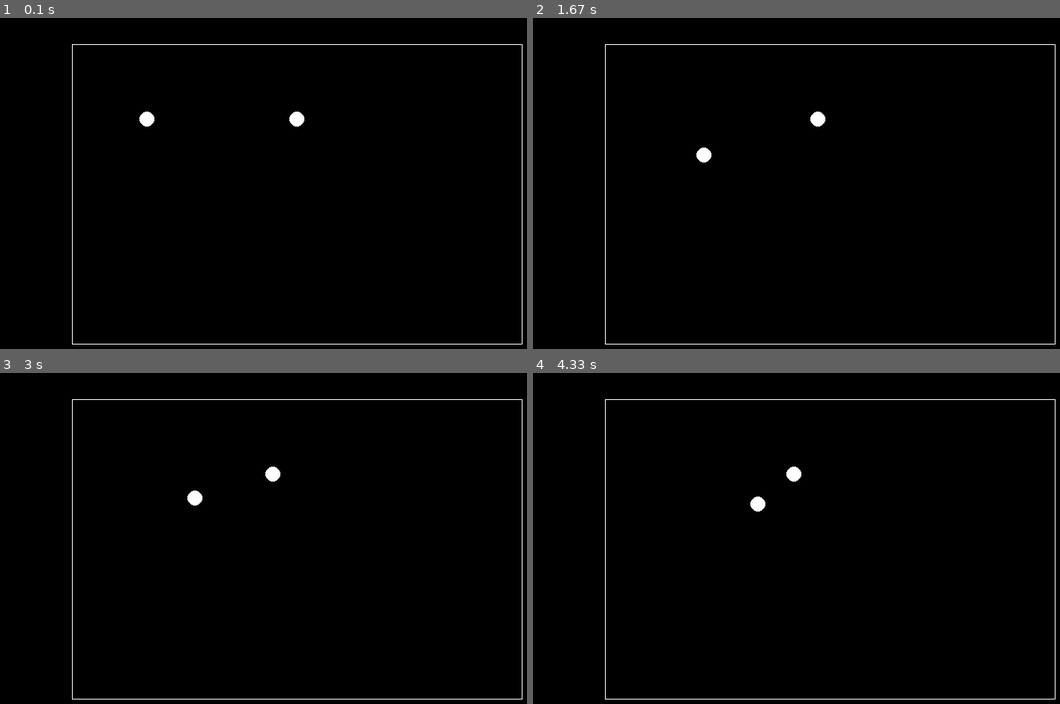
Above: before the commit, frames 1-4 (two rows, left to right).
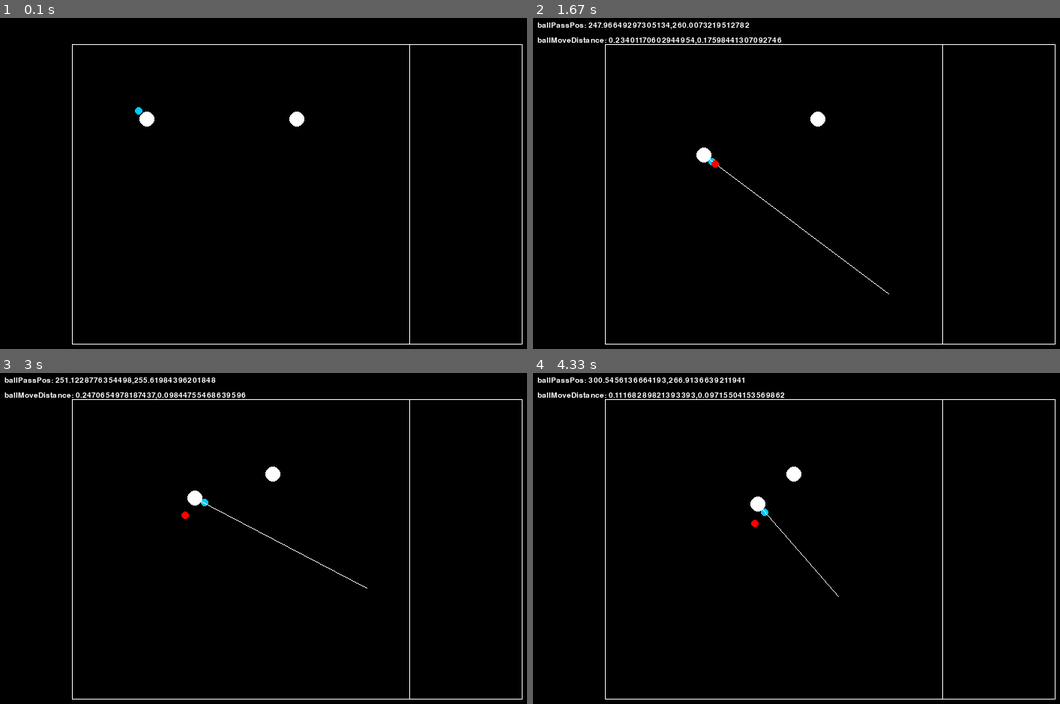
Above: after the commit, the same moments.

Repository: Masan-k/hi-sp-judge
Game: pygame game, started from bin/hi-sp-judge.py
The game is run twice, just before and just after one commit, with the same random seed, the same clock (stepped at 60 frames per second) and the same inputs.
Inputs (mouse positions are in pixels of both pictures, inside the frame that each line leads up to):
- Up to frame 1 (0.1 s): no input
- Up to frame 2 (1.67 s): hold D 0.33-0.8 s; move the mouse to (807, 213) at 0.37 s; hold D 0.83-1.3 s; move the mouse to (1023, 183) at 0.87 s; tap F at 0.9, 1.2 s; tap J at 0.98 s; click (886, 292) at 1.38 s
- Up to frame 3 (3 s): hold A 1.67-2.2 s; tap F at 1.73, 2.03, 2.3, 2.63, 2.93 s; click (110, 482) at 1.75 s; hold S 2.23-2.53 s; click (384, 392) at 2.32 s; tap J at 2.38 s; hold A 2.57-2.97 s; click (368, 588) at 2.65 s; tap E at 2.72 s
- Up to frame 4 (4.33 s): hold D 3-3.63 s; tap F at 3.07, 3.37, 3.73, 4.13 s; click (843, 399) at 3.08 s; hold S 3.67-4.03 s; click (617, 535) at 3.75 s; tap J at 3.82 s; hold A from 4.07 s (still down); click (838, 594) at 4.15 s; tap E at 4.22 s

The runs differ from the first frame. In frame 1, 0.2% of the frame differs, in the area x 25-78%, y 8-99%; in frame 2, 1.1%; in frame 3, 1.1%, in the area x 0-78%, y 1-99%; in frame 4, 1.0%.

Commit message:
ball pass ok

Diff:
--- a/bin/hi-sp-judge.py
+++ b/bin/hi-sp-judge.py
@@ -1,65 +1,144 @@
 import pygame
 import pygame.locals
 import sys
+import math
 from pynput import keyboard
 
 SCREEN_SIZE = (800, 600)
-
 FIELD_WIDTH = 600
 FIELD_HEIGHT = 400
 
 INIT_X = 100
 INIT_Y = 100
+P_MOVE_SPEED = 8
+P_RADIUS = 10
+GOAL_ARIA_WIDTH = 150
+
+BALL_RADIUS = 5
+ball_pos = [150,150]
+
+p1_pos = [200,200]
+p2_pos = [400,200]
+
+pressKeyMode = ""
+pressKeyPlayer = ""
 
 pygame.init()
 screen = pygame.display.set_mode(SCREEN_SIZE)
 pygame.display.set_caption("HI-SP-JUDGE")
 
-p_radius = 10
-p1_pos = [200,200]
-p2_pos = [400,200]
-pressKeyMode = ""
-P_MOVE_SPEED = 8
-pressKeyPlayer = ""
+
+font = pygame.font.Font(None,15)
+status = "none"
+ballPassPos = [0,0]
+ballPassPosX = 0
+ballPassPosY = 0
+ballMoveDistance = [0,0]
 
 while True:
   screen.fill((0,0,0))
+  #------------
   #コートの描画
+  #------------
   pygame.draw.line(screen, (255,255,255), (INIT_X, INIT_Y), (INIT_X + FIELD_WIDTH, INIT_Y))
   pygame.draw.line(screen, (255,255,255), (INIT_X + FIELD_WIDTH, INIT_Y), (INIT_X + FIELD_WIDTH, INIT_Y + FIELD_HEIGHT))
   pygame.draw.line(screen, (255,255,255), (INIT_X + FIELD_WIDTH, INIT_Y + FIELD_HEIGHT), (INIT_X, INIT_Y + FIELD_HEIGHT))
   pygame.draw.line(screen, (255,255,255), (INIT_X, INIT_Y + FIELD_HEIGHT), (INIT_X, INIT_Y))
 
+  pygame.draw.line(screen, (255,255,255), (INIT_X, INIT_Y + FIELD_HEIGHT), (INIT_X, INIT_Y))
+  pygame.draw.line(screen, (255,255,255), (INIT_X + FIELD_WIDTH - GOAL_ARIA_WIDTH, INIT_Y), (INIT_X + FIELD_WIDTH - GOAL_ARIA_WIDTH, INIT_Y + FIELD_HEIGHT))
+
+  #---------------------------------
+  #ボールの描画(保持時)
+  #---------------------------------
+
+  #マウス座標
+  mouseX, mouseY = pygame.mouse.get_pos()
+
+  if mouseX - p1_pos[0] != 0:
+    cos = math.cos(math.atan((p1_pos[1] - mouseY)/(mouseX - p1_pos[0])))
+    ballX = cos * (P_RADIUS + BALL_RADIUS)
+  else: ballX = 0
+
+  if  mouseX - p1_pos[0] != 0:
+    sin = math.sin(math.atan((p1_pos[1] - mouseY)/(mouseX - p1_pos[0])))
+    ballY = sin * (P_RADIUS + BALL_RADIUS)
+  else: ballY = 0
+
+
+  if mouseX - p1_pos[0] < 0: ballX = -ballX
+  if mouseX - p1_pos[0] < 0: ballY = -ballY
+  ball_pos[0] = p1_pos[0] + ballX
+  ball_pos[1] = p1_pos[1] - ballY
+  pygame.draw.circle(screen, (0,200,255), ball_pos , BALL_RADIUS)
+
+  #---------------------
+  #ボールの描画（パス時)
+  #---------------------
+
+
+  #補助線の描画
+  #pygame.draw.line(screen, (255,255,255), (p1_pos), (mouseX, mouseY))
+
+  #角度を算出
+  #textMousePos = font.render('mouse_pos : ' + f'{mouseX}, {mouseY}', True, (255, 255, 255))
+  #screen.blit(textMousePos, [10, 10])
+
+  #ballAngle = math.atan((p1_pos[1] - mouseY)/(mouseX - p1_pos[0])) * 180/ math.pi
+  #screen.blit(font.render('angle: ' + str(ballAngle) , True, (255, 255, 255)), [10, 70])
+  #screen.blit(font.render('mouseY : ' + str(mouseY) , True, (255, 255, 255)), [10, 30])
+  #screen.blit(font.render('p1_pos[1] : ' + str(p1_pos[1]) , True, (255, 255, 255)), [10, 50])
+  #screen.blit(font.render('x : ' + str(mouseX - p1_pos[0]) , True, (255, 255, 255)), [10, 30])
+  #screen.blit(font.render('y : ' + str(p1_pos[1] - mouseY) , True, (255, 255, 255)), [10, 50])
+  #screen.blit(font.render('sin : ' + str(sin) , True, (255, 255, 255)), [10, 90])
+  #screen.blit(font.render('ballY : ' + str(ballY) , True, (255, 255, 255)), [10, 110])
+
   #自キャラの描画1
-  pygame.draw.circle(screen, (255,255,255), p1_pos , p_radius)
-  pygame.draw.circle(screen, (255,255,255), p2_pos , p_radius)
+  pygame.draw.circle(screen, (255,255,255), p1_pos , P_RADIUS)
+  pygame.draw.circle(screen, (255,255,255), p2_pos , P_RADIUS)
+
+  #ボールバスの描画
+  if status == "pass":
+    pygame.draw.line(screen, (255,255,255), p1_pos, clickPos)
+    ballPassPosX = ballPassPosX + ballMoveDistance[0]
+    ballPassPosY = ballPassPosY + ballMoveDistance[1]
+    pygame.draw.circle(screen, (255,0,0), [ballPassPosX,ballPassPosY] , BALL_RADIUS)
+    screen.blit(font.render('ballPassPos: ' + str(ballPassPosX) + "," + str(ballPassPosY) , True, (255, 255, 255)), [10, 70])
+    screen.blit(font.render('ballMoveDistance: ' + str(ballMoveDistance[0]) + "," + str(ballMoveDistance[1]) , True, (255, 255, 255)), [10, 90])
 
   pygame.display.update()
+
   for event in pygame.event.get():
+    #移動処理(前フレーム）
     if pressKeyMode == "left":
-
       if pressKeyPlayer == 1: p1_pos[0] = p1_pos[0] - P_MOVE_SPEED
       else: p2_pos[0] = p2_pos[0] - P_MOVE_SPEED
-
     if pressKeyMode == "right":
       if pressKeyPlayer == 1: p1_pos[0] = p1_pos[0] + P_MOVE_SPEED
       else: p2_pos[0] = p2_pos[0] + P_MOVE_SPEED
-
     if pressKeyMode == "up":
       if pressKeyPlayer == 1: p1_pos[1] = p1_pos[1] - P_MOVE_SPEED
       else: p2_pos[1] = p2_pos[1] - P_MOVE_SPEED
-
     if pressKeyMode == "down":
       if pressKeyPlayer == 1: p1_pos[1] = p1_pos[1] + P_MOVE_SPEED
       else: p2_pos[1] = p2_pos[1] + P_MOVE_SPEED
 
-    if event.type == pygame.locals.KEYDOWN:  # キーを押したとき
-      print('key down!!!')
-      if event.key == pygame.locals.K_ESCAPE: # 終了
+
+    if event.type == pygame.locals.MOUSEBUTTONDOWN:
+      status = "pass"
+      clickPos = pygame.mouse.get_pos()
+      ballPassPosX = ball_pos[0]
+      ballPassPosY = ball_pos[1]
+      ballMoveDistance = [(clickPos[0] - ball_pos[0]) /1000,(clickPos[1] - ball_pos[1])/1000]
+
+    #キー入力処理
+    if event.type == pygame.locals.KEYDOWN:
+      #終了処理
+      if event.key == pygame.locals.K_ESCAPE:
         pygame.quit()
         sys.exit()
 
-      #player1
+      #player1の操作
       if pygame.key.name(event.key) == 's' or pygame.key.name(event.key) == 'a':
         pressKeyMode = "left"
         pressKeyPlayer = 1
@@ -72,7 +151,7 @@
       elif pygame.key.name(event.key) == 'd':
         pressKeyMode = "down"
         pressKeyPlayer = 1
-     #player2
+     #player2の操作
       elif pygame.key.name(event.key) == 'j':
         pressKeyMode = "left"
         pressKeyPlayer = 2
@@ -88,8 +167,9 @@
 
       else:
         pressKeyMode = ""
-        print("押されたキー = " + pygame.key.name(event.key))
+        #print("押されたキー = " + pygame.key.name(event.key))
 
-    if event.type == pygame.locals.KEYUP:  # キーを話した時
+    # キーを話した時
+    if event.type == pygame.locals.KEYUP:
       pressKeyMode = ""
-      print('key up!!!')
+      #print('key up!!!')
--- /dev/null
+++ b/bin/sankaku.py
@@ -0,0 +1,74 @@
+#直角三関において１つの鋭角の大きさが決まれば、
+#三角形の和は180度であることから他１つの鋭角も決まり三辺の比も決まる
+
+#
+#     B
+#     .
+# 　／|
+# ／  |
+#A----C
+
+#------------------------------------------------
+#Q. Aが45度、辺ACは10cm、このときの辺ABの長さは？
+#------------------------------------------------
+
+# cosθ = AC/AB
+# cosθ = 10 / x
+# cos45 = 0.70
+# 0.70 = 10 / x
+# 0.70x = 10
+# x = 10 / 0.70
+# x = 14.285
+
+import math
+
+cos45 = math.cos(math.radians(45))
+sideAC = 10
+sideAB = sideAC / cos45
+print("sideAB >> " + str(sideAB)) #0.7071067811865476
+
+
+#------------------------------------------------
+#Q. Aが20度、辺ABは20cm、このときの辺BCの長さは？
+#------------------------------------------------
+# sinθ = BC / AB
+# sinθ = x / 20
+# sin20 = 0.34
+# 0.34 = x / 20
+# x = 0.34 * 20
+# x = 6.8
+sin20 = math.sin(math.radians(20))
+sideAB = 20
+sideBC = sin20 * sideAB
+print("sideBC >> " + str(sideBC))  # 6.840402866513374
+
+
+
+
+#------------------------------------------------
+# Q. 辺ACが√３、辺BCが1の時のAの角度は？
+#:------------------------------------------------
+#     B
+#   ／|
+# ／  |1
+#AーーC
+#  3
+angleA = math.atan(1/math.sqrt(3))*180/math.pi
+print("angleA >> " + str(angleA))
+
+#------------------------------------------------
+# Q. Aが30度、辺ABが2、のときのAC(x)は？
+#:------------------------------------------------
+#  2  B
+#   ／|
+# ／  |
+#AーーC
+#  x\
+#cosθ = x / 2
+# x = cosθ *2
+# cos30 = 0.15
+# x = 0.866  * 2
+# x = 1.73
+cos30 = math.cos(math.radians(30))
+sideAC = cos30 * 2
+print("sideAC >> " + str(sideAC))
Not shown, added: doc/フロー図
Not shown, removed: doc/状態遷移図
Not shown, changed: doc/memo.md
